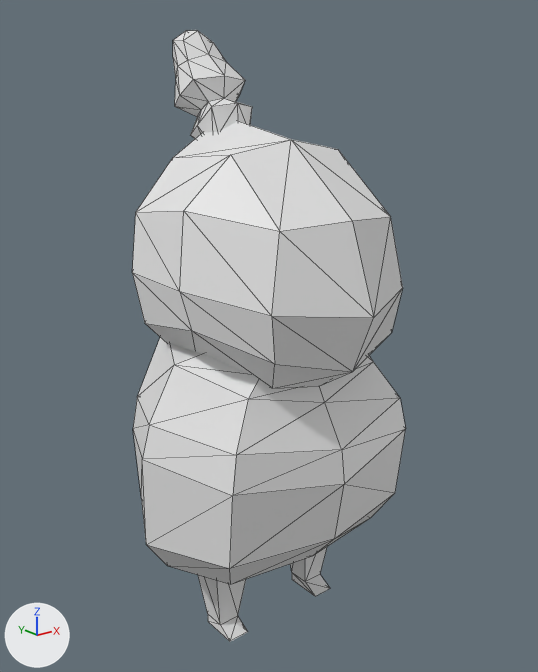
Before and after pictures for a commit that changed the glTF model rosvo.glb.
Both versions are drawn from a 50 mm lens placed at (-1.63, -2.06, 1.98), pointed at (0.01, -0.01, 1.16). The axes (+X, +Y, +Z) are drawn at lower left. The lights are the same throughout. Mesh edges are drawn as thin lines. Vertices at the same position are counted once.
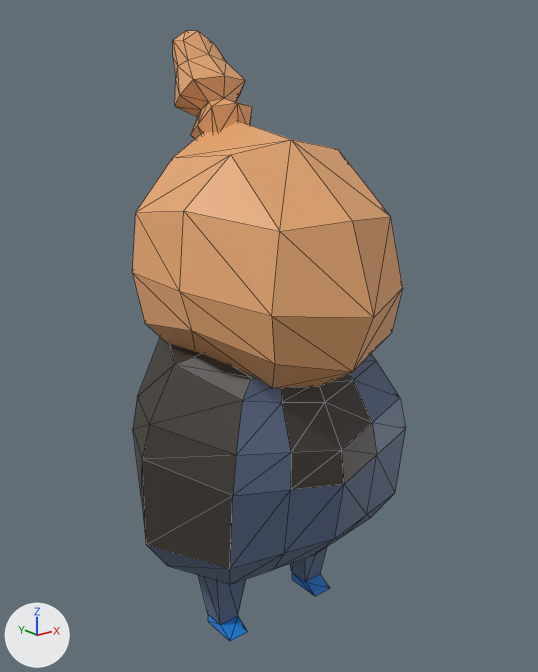
Pixel boxes [x1, y1, x2, y2] of what changed, in the pictures (538 x 672 px):
'Cube', recoloured, reshaped: [132, 30, 406, 641] in both
part 1 of me_cube, built on: [135, 354, 406, 584] in both
part 2 of me_cube, recoloured (white to blue): [147, 545, 327, 625] in both
part 3 of me_cube, recoloured (white to blue): [208, 573, 330, 641] in both
part 4 of me_cube, recoloured (white to black): [133, 337, 236, 569] in both

What the commit changed:
Material 'Material' (mat_material) changes colour from white #e7e7e7 to orange #e7a770; in linear values from (0.8, 0.8, 0.8) to (0.8, 0.388, 0.162).
Material 'Material.002' (mat_material_002) is new.
Its base color is (0.0136, 0.242, 0.801) (blue #1f87e7).
Material 'Material.001' (mat_material_001) is new.
Its base color is (0.103, 0.146, 0.251) (blue #5a6b89).
Material 'Material.003' (mat_material_003) is new.
Its base color is (0.0471, 0.0382, 0.0305) (black #3d3731).
me_cube is used by ob_cube; location (0.0, 0.0, 0.0).
me_cube had 164 vertices, 308 faces and spanned x -0.54..0.54, y -0.54..0.5, z 0.01..2.24.
me_cube now has 188 vertices, 356 faces and spans x -0.54..0.54, y -0.54..0.5, z 0.01..2.24.
Part 1, on me_cube:
4 vertices are removed from x -0.29..0.29, y -0.27..-0.26, z 1.07..1.13.
60 faces are deleted.
28 vertices are added at x -0.31..0.3, y -0.39..0.37, z 0.38..1.21.
80 new faces join them, mat_material_001 (blue #5a6b89).
28 new faces join them, mat_material_003 (black #3d3731).
me_cube part 2: 28 faces spanning x -0.54..0.54, y -0.31..0.29, z 0.05..0.51 switch from mat_material (white #e7e7e7) to mat_material_001 (blue #5a6b89).
me_cube part 3: 20 faces spanning x -0.26..0.26, y -0.11..0.04, z 0.01..0.05 switch from mat_material (white #e7e7e7) to mat_material_002 (blue #1f87e7).
me_cube part 4: 24 faces spanning x -0.54..0.54, y -0.34..0.32, z 0.5..1.21 switch from mat_material (white #e7e7e7) to mat_material_003 (black #3d3731).
